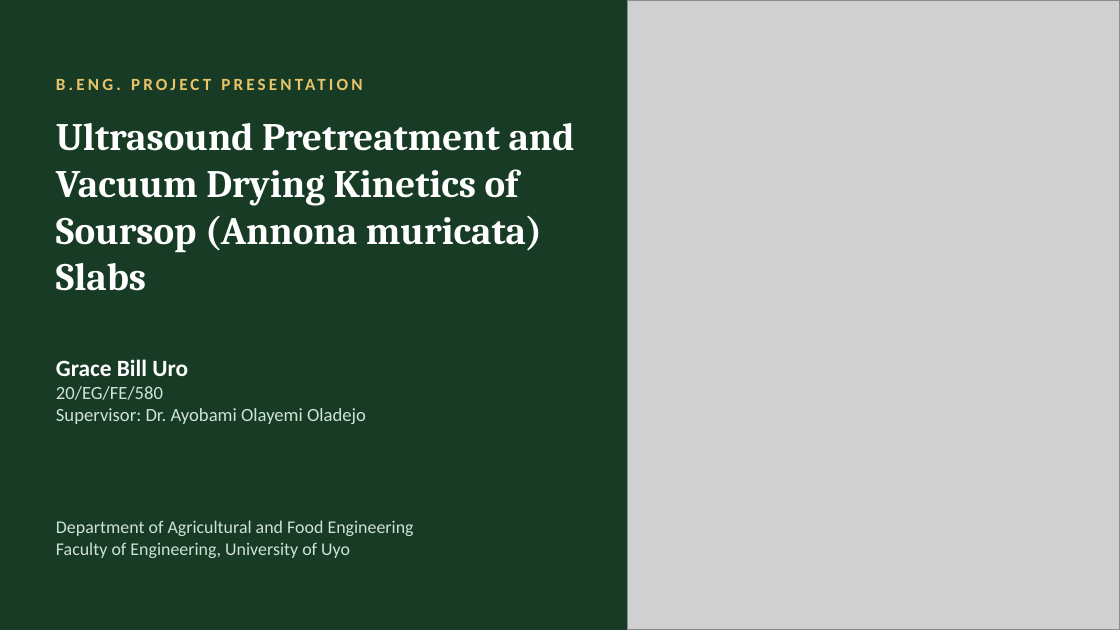
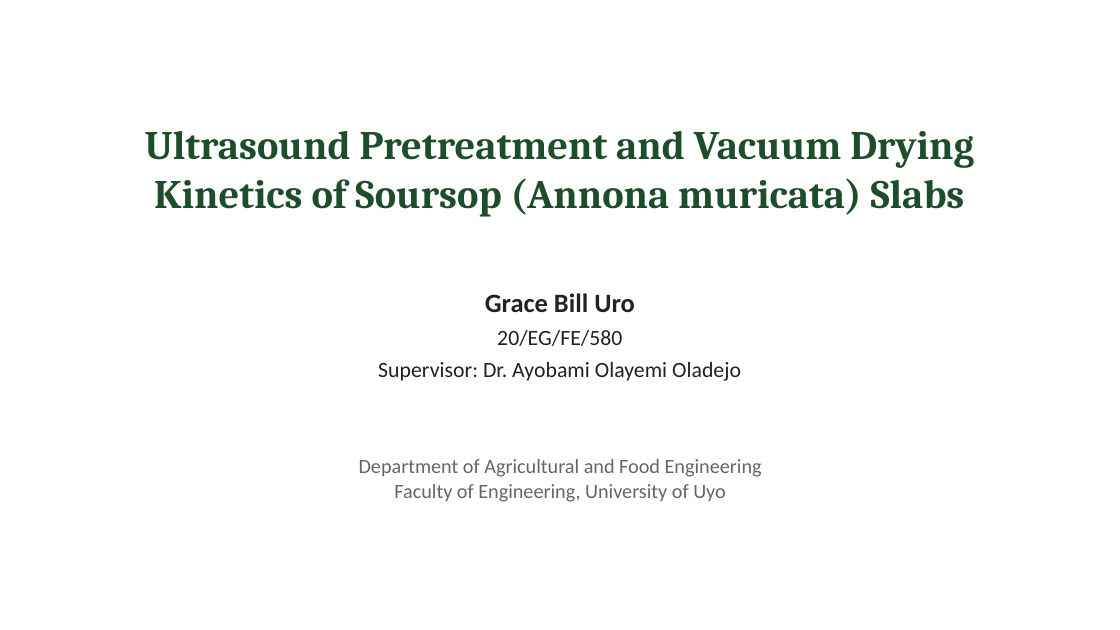
Before and after one commit to BlissNathan1305/turbo-waddle, a slide deck: slide 1 of thesis-presentations/Soursop_Ultrasound_Vacuum_Drying.pptx. Drawn at 1120x630 pixels with LibreOffice and Linux fonts; fonts in the diff are those of the drawing; grey boxes stand for pictures. Boxes give left, top, right and bottom in pixels: in the first picture for what was removed or moved away, otherwise in the second. Text is boxed around its words. In the diff, an @@ line names an element or a change of style, - is before the commit and + after.

```diff
--- a/thesis-presentations/Soursop_Ultrasound_Vacuum_Drying.pptx
+++ b/thesis-presentations/Soursop_Ultrasound_Vacuum_Drying.pptx
@@ background #173B24 to #FFFFFF @@
@@ picture removed at [627,0,1120,629] @@
@@ text removed at [56,79,66,90] @@
-B.ENG. PROJECT PRESENTATION
@@ text "Ultrasound Pretreatment and Vacuum Drying ...": place and size @@
-text "Ultrasound Pretreatment and Vacuum Drying ..." at [56,123,575,291]
+text "Ultrasound Pretreatment and Vacuum Drying ..." at [145,131,974,217]
@@ text "Ultrasound Pretreatment and Vacuum Drying ..." at [145,131,974,217]: size 25 to 26 pt, text colour #FFFFFF to #1E4D2B; alignment left to centre; vertical alignment top to middle @@
@@ text "Grace Bill Uro": place and size @@
-text "Grace Bill Uro" at [56,359,366,424]
+text "Grace Bill Uro" at [378,293,741,381]
@@ text "Grace Bill Uro" at [378,293,741,381]: size 15 to 17 pt, text colour #FFFFFF to #222222 in "Grace Bill Uro"; size 12 to 14 pt, text colour #CFE3D4 to #222222 in "20/EG/FE/580", "Supervisor: Dr. Ayobami Olayemi Oladejo"; alignment left to centre; more space between paragraphs @@
@@ text "Department of Agricultural and Food ...": place and size @@
-text "Department of Agricultural and Food ..." at [56,520,414,558]
+text "Department of Agricultural and Food ..." at [359,459,762,502]
@@ text "Department of Agricultural and Food ..." at [359,459,762,502]: size 11.5 to 13 pt, text colour #CFE3D4 to #666666; alignment left to centre; vertical alignment middle to top @@
```
Also in this commit, not shown: 8 other slides changed, 3 slides added, 5 slides removed, 2 other files.
